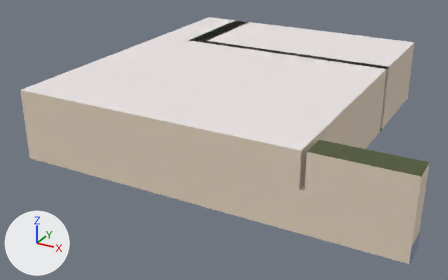
What one commit did to the Blender file level/level.blend.
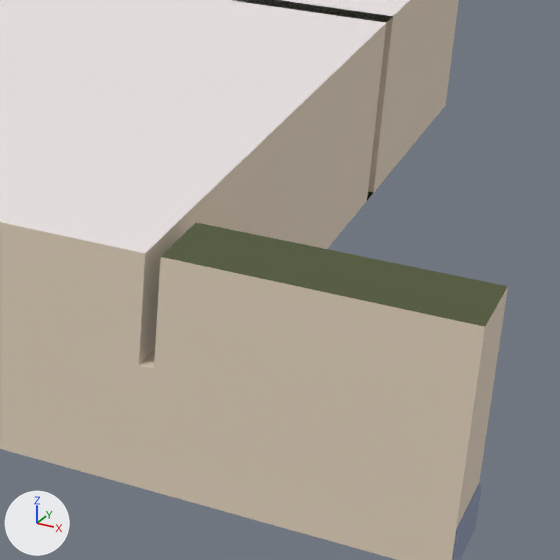
Old and new are each drawn whole from a 50 mm lens placed at (20.7, -40.3, 18.5), pointed at (0.2, -2.9, -0.1) and again close up on the part from 56% to 100% of the width and 22% to 93% of the height. The axes (+X, +Y, +Z) are drawn at lower left. The lights are the same throughout.

Names of what the first close-up shows: 'Conveyor', 'Room'.
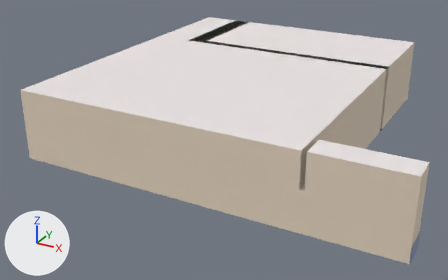
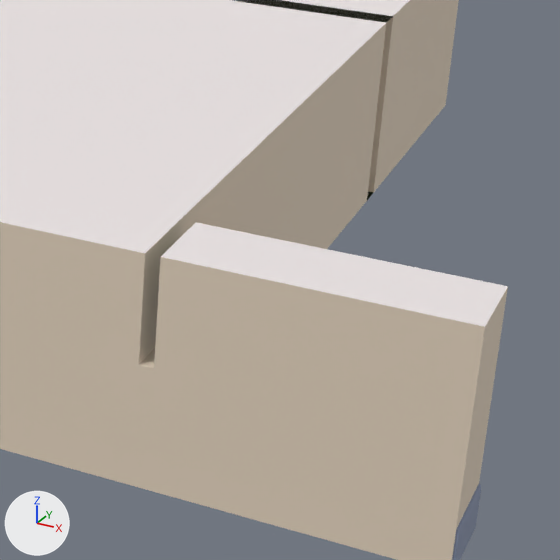
Pixel boxes (x1, y1, x2, y2) of what changed, in the close-ups (560 x 560 px):
part 1 of me_cube_002, recoloured (green to white)
    both: (161, 223, 508, 327)

Patch to the scene script:
```diff
--- a/level/level.blend.py
+++ b/level/level.blend.py
@@ me_cube_002 @@
 me_cube_002.from_pydata(...)  # 55 vertices, 42 faces; spans x -0.5..0.808, y -0.5..0.5, z 0.0..1.0
 # used by ob_room; location = (0.0, 0.0, 0.0); scale = (20.0, 25.0, 5.0)
+# me_cube_002 part 1: the 1 face centred in x 0.662, y -0.464, z 1.0 switches from mat_floor (dark green #555d3d) to mat_ceiling (white #f0e9e9)
 me_cube_002.materials.append(mat_floor)
```
